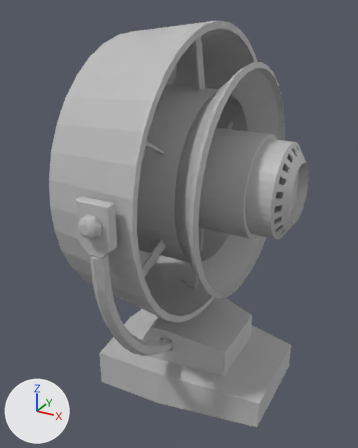
A saved change to the FBX model RuGoTheGame/Assets/Models/Fan/Fan.fbx.
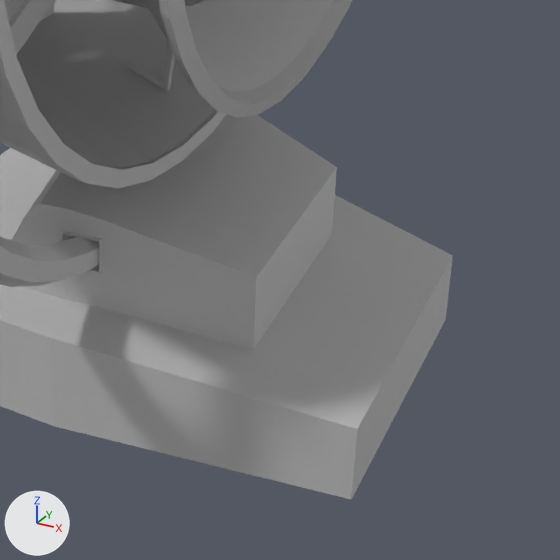
Old and new are each drawn whole from a 50 mm camera at (0.227, -0.474, 0.228) aimed at (-0.027, -0.012, -0.003) and again close up on the part from 39% to 91% of the width and 58% to 100% of the height. Lighting does not change. The marker at lower left points along +X, +Y and +Z. Where no turn or scale is listed for an object, it has been applied to the vertices. Vertices at the same position are counted once.

The first close-up shows 'Fan:_11', 'Fan:_9'.
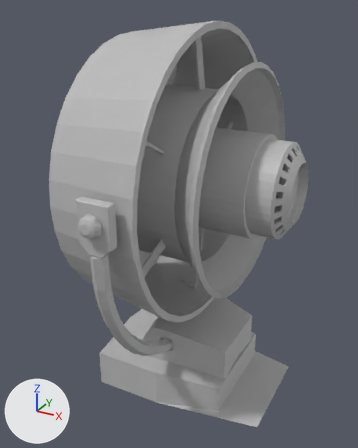
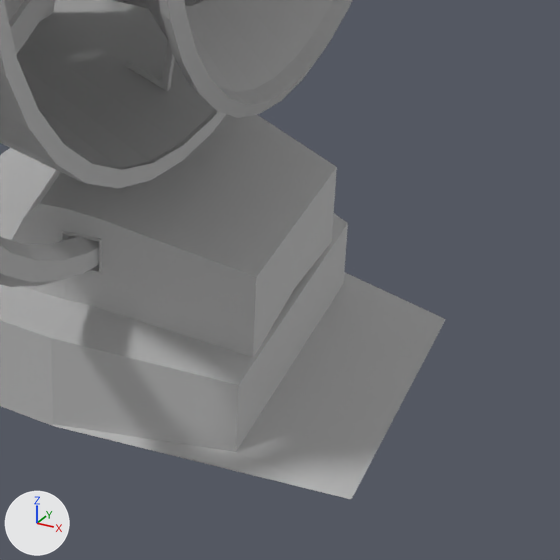
What differs and where, as boxes [x1, y1, x2, y2] in the close-ups (560 x 560 px; the box of a moved part takes in the faces that stretch with it):
```json
{"object": "Fan:_11", "change": "reshaped", "before": [0, 114, 453, 499], "after": [0, 114, 446, 499]}
{"part": 1, "of": "me_mesh", "change": "moved or reshaped", "before": [51, 195, 453, 499], "after": [51, 214, 446, 499]}
```

Scene script edits in JSON lines:
```json
{"block": "me_mesh", "where": "me_mesh.from_pydata(...)  # 1113 vertices, 1238 faces; spans x -0.09..0.12, y -0.185..0.186, z -0.001..0.289"}
{"block": "me_mesh", "where": "# used by ob_fan__11; location = (-0.0203, 0.0, -0.2089)"}
{"block": "me_mesh", "where": "# before: 98 (0.12, -0.059, 0.034) at pixel (357, 429), 100 (0.12, 0.059, 0.034) at pixel (452, 255), 110 (0.12, 0.0, 0.034) at pixel (408, 335), 114 (0.12, -0.059, 0.0) at pixel (351, 497), 115 (0.12, 0.059, 0.0) at pixel (445, 317)"}
{"block": "me_mesh", "where": "# before: 120 (0.12, 0.0, 0.0) at pixel (402, 400)"}
{"block": "me_mesh", "change": "me_mesh part 1"}
{"op": "add", "block": "me_mesh", "code": "for i in [98, 100, 110, 114, 115, 120]: me_mesh.vertices[i].co += Vector((-0.049, 0.0, 0.0))"}
```
